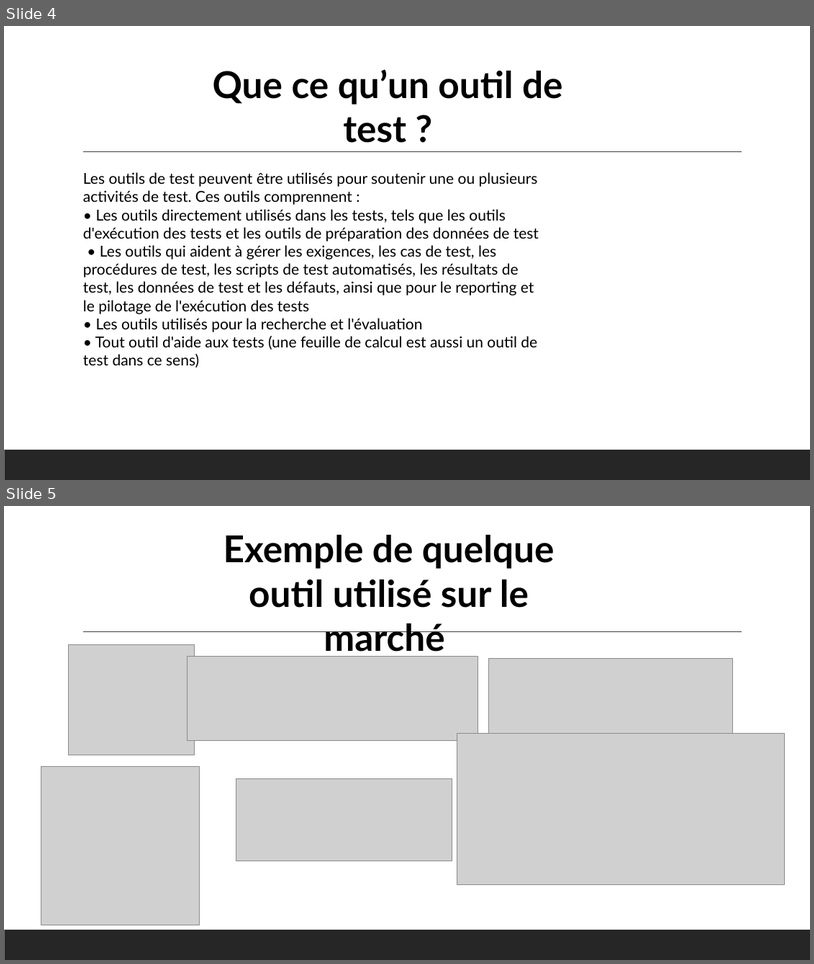
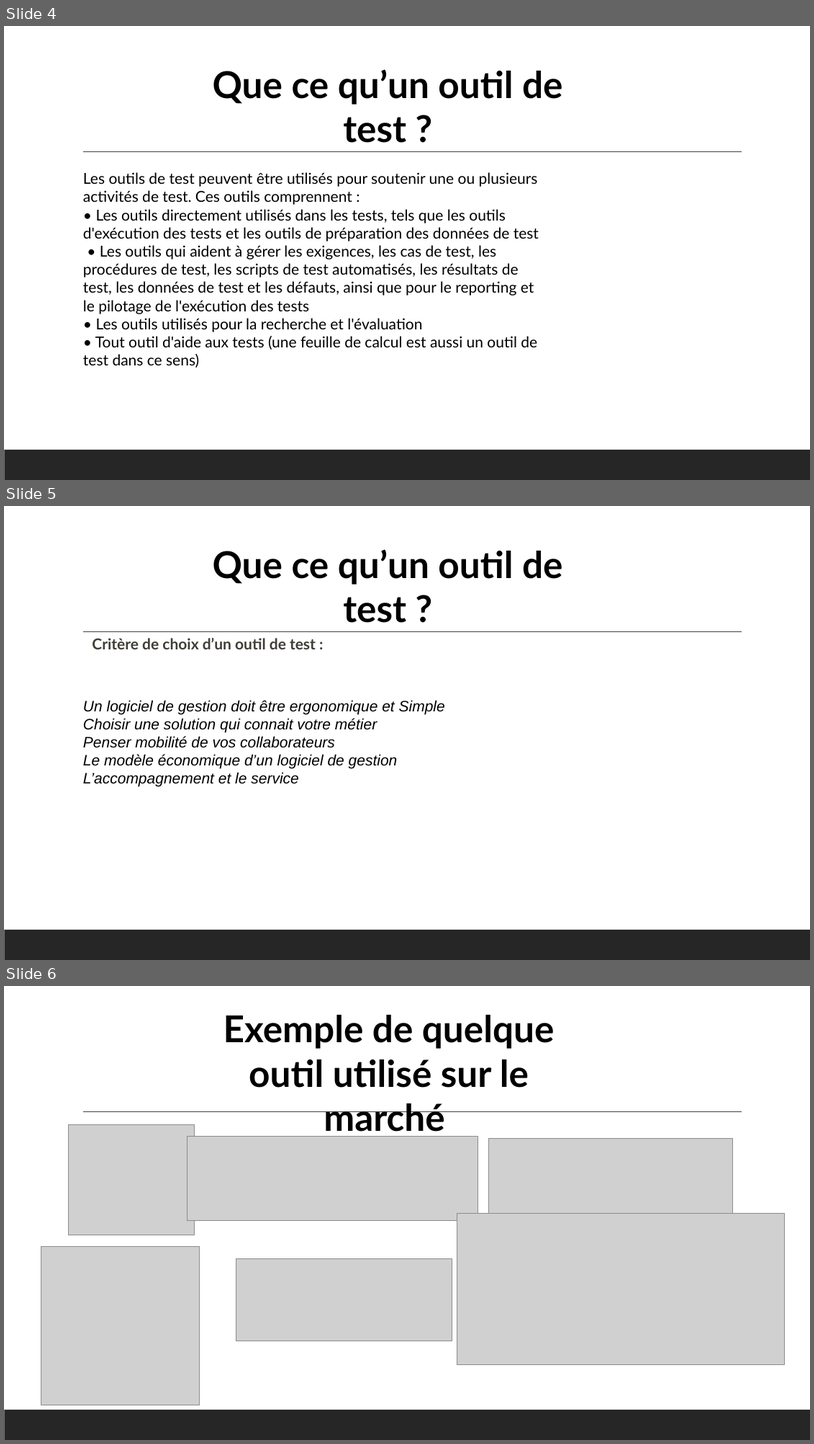
Before and after one commit to SlimBe/Talan-Slim-, a slide deck: Day 17/Activité 2.3.pptx. Shown one above the other, each under a label of ours: slides 4 and 5 before the commit, slides 4, 5 and 6 after it. The pictures are 814x964 and 814x1444 pixels, drawn with LibreOffice and Linux fonts; fonts in the diff are those of the drawing; grey boxes stand for pictures. Boxes give left, top, right and bottom in pixels: in the first picture for what was removed or moved away, otherwise in the second. Text is boxed around its words. In the diff, an @@ line names an element or a change of style, - is before the commit and + after.

```diff
--- a/Day 17/Activité 2.3.pptx
+++ b/Day 17/Activité 2.3.pptx
@@ slide 5 added at (4,506,810,960), background #FFFFFF; not listed: 2 template elements that a slide beside it also shows @@
@@ text added at (213,549,563,623), 44 pt, text #000000, bold @@
+Que ce qu’un outil de test ?
@@ text added at (92,638,316,649), 18 pt, text #403E36, bold @@
+Critère de choix d’un outil de test :
@@ text added at (83,700,445,787), 18 pt, text #000000, italic @@
+Un logiciel de gestion doit être ergonomique et Simple
+Choisir une solution qui connait votre métier
+Penser mobilité de vos collaborateurs
+Le modèle économique d’un logiciel de gestion
+L’accompagnement et le service
@@ what was slide 5 is now slide 6 @@
```
Also in this commit, not shown: 1 other slide added.
